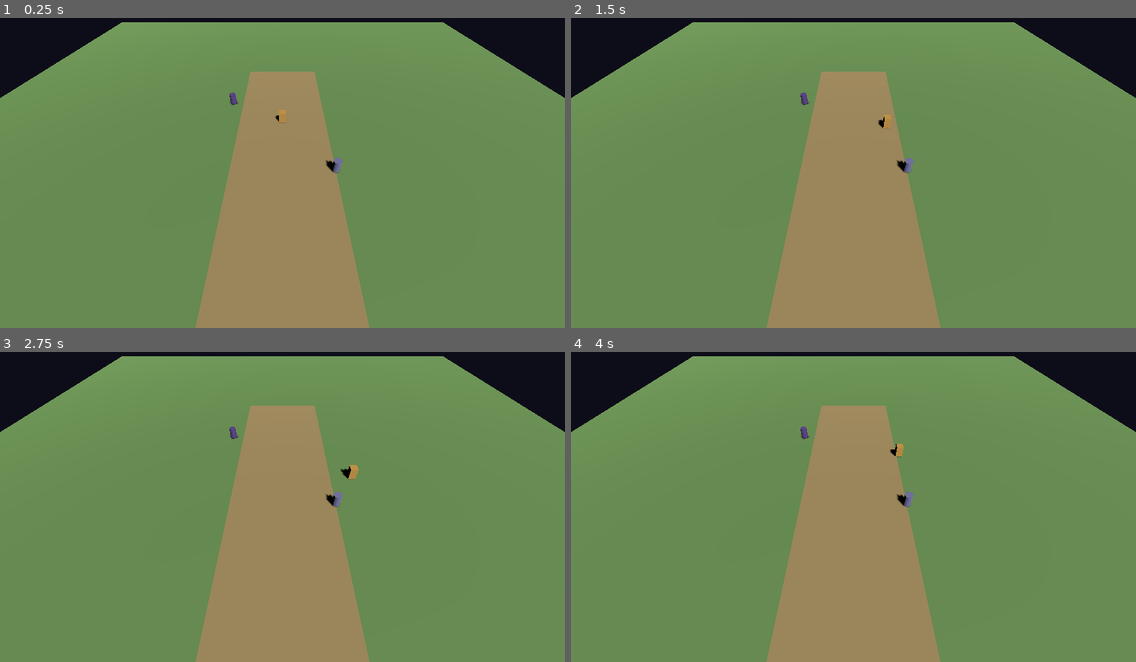
Above: before the commit, frames 1-4 (two rows, left to right).
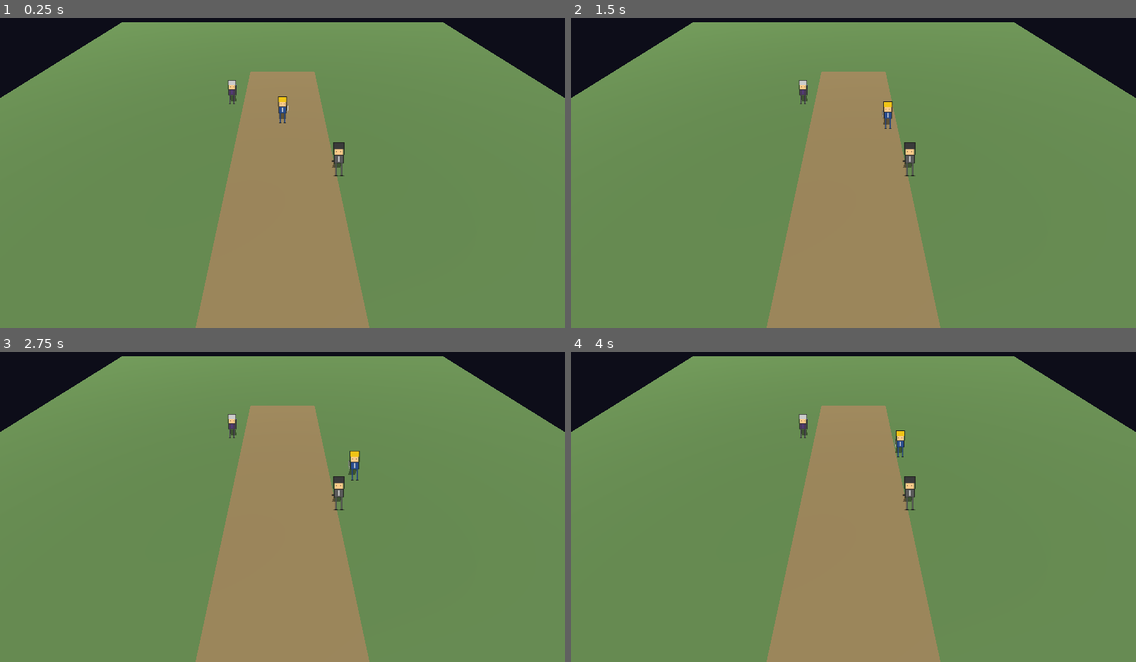
Above: after the commit, the same moments.

Repository: anjingdtl/lordisland
Game: Godot game, scene res://scenes/world/loranai_city.tscn
The game is run twice, just before and just after one commit, with the same random seed, the same clock (stepped at 60 frames per second) and the same inputs.
Inputs:
- Up to frame 1 (0.25 s): no input
- Up to frame 2 (1.5 s): tap Enter (ui_accept) at 0.5, 0.77 s; hold Right (ui_right) 0.53-1.28 s; hold E (interact) 0.53-1.28 s; hold Down (ui_down) from 1.28 s (still down); tap Space at 1.35 s
- Up to frame 3 (2.75 s): tap Enter (ui_accept) at 1.52 s; release Down (ui_down) at 2.03 s; hold Right (ui_right) from 2.03 s (still down); hold E (interact) from 2.03 s (still down)
- Up to frame 4 (4 s): release Right (ui_right) at 2.78 s; release E (interact) at 2.78 s; hold Up (ui_up) 2.78-3.53 s; tap Space at 2.85 s; tap Enter (ui_accept) at 3.02, 3.77 s; hold Left (ui_left) from 3.53 s (still down); hold E (interact) from 3.53 s (still down)

The runs differ from the first frame. In frame 1, 0.5% of the frame differs, in the area x 40-61%, y 20-52%; in frame 2, 0.5%; in frame 3, 0.5%, in the area x 40-64%, y 20-52%; in frame 4, 0.5%.

Commit message:
refactor(world): both scenes use Sprite3DActor (4+5 nodes converted, 0 BoxMesh chars)

Diff:
--- a/scenes/world/loranai_city.tscn
+++ b/scenes/world/loranai_city.tscn
@@ -1,9 +1,10 @@
-[gd_scene load_steps=14 format=3 uid="uid://b2loranai01"]
+[gd_scene load_steps=6 format=3 uid="uid://b2loranai01"]
 
 [ext_resource type="Script" path="res://scripts/core/camera_hd2d.gd" id="1_cam"]
 [ext_resource type="Script" path="res://scripts/world/world_player.gd" id="2_player"]
 [ext_resource type="Script" path="res://scripts/world/npc.gd" id="3_npc"]
 [ext_resource type="Script" path="res://scripts/world/cave_exit.gd" id="4_exit"]
+[ext_resource type="Script" path="res://scripts/world/sprite3d_actor.gd" id="5_sprite"]
 
 [sub_resource type="PlaneMesh" id="PlaneMesh_ground"]
 size = Vector2(60, 60)
@@ -18,32 +19,6 @@
 [sub_resource type="StandardMaterial3D" id="Mat_path"]
 albedo_color = Color(0.7, 0.6, 0.4, 1)
 roughness = 0.9
-
-[sub_resource type="BoxMesh" id="Box_player"]
-size = Vector3(0.6, 1.0, 0.6)
-
-[sub_resource type="StandardMaterial3D" id="Mat_player"]
-albedo_color = Color(0.85, 0.65, 0.3, 1)
-roughness = 0.7
-
-[sub_resource type="CylinderMesh" id="Cyl_npc"]
-top_radius = 0.3
-bottom_radius = 0.3
-height = 1.0
-
-[sub_resource type="StandardMaterial3D" id="Mat_npc_tc"]
-albedo_color = Color(0.4, 0.3, 0.6, 1)
-roughness = 0.6
-
-[sub_resource type="StandardMaterial3D" id="Mat_npc_inn"]
-albedo_color = Color(0.5, 0.5, 0.7, 1)
-roughness = 0.6
-
-[sub_resource type="StandardMaterial3D" id="Mat_exit"]
-albedo_color = Color(0.3, 0.6, 0.3, 1)
-emission_enabled = true
-emission = Color(0.2, 0.8, 0.3, 1)
-emission_energy_multiplier = 0.5
 
 [node name="LoranaiCity" type="Node3D"]
 
@@ -67,9 +42,17 @@
 bounds_min = Vector2(-25, -25)
 bounds_max = Vector2(25, 25)
 
-[node name="Avatar" type="MeshInstance3D" parent="Player"]
-mesh = SubResource("Box_player")
-surface_material_override/0 = SubResource("Mat_player")
+[node name="Avatar" type="Node3D" parent="Player"]
+script = ExtResource("5_sprite")
+actor_id = "parn"
+sprite_data = {
+"body_color": "#2a4d8f",
+"hair_color": "#f0c419",
+"skin_color": "#fbcb8a",
+"armor_color": "#cccccc",
+"weapon": "sword",
+"outline_color": "#1a1a1a"
+}
 
 [node name="Camera" type="Camera3D" parent="."]
 transform = Transform3D(1, 0, 0, 0, 0.643, 0.766, 0, -0.766, 0.643, 0, 12, 16)
@@ -86,9 +69,18 @@
 dialogue_id = "npc_town_chief_intro"
 event_id = ""
 
-[node name="Avatar" type="MeshInstance3D" parent="NPC_TownChief"]
-mesh = SubResource("Cyl_npc")
-surface_material_override/0 = SubResource("Mat_npc_tc")
+[node name="Avatar" type="Node3D" parent="NPC_TownChief"]
+script = ExtResource("5_sprite")
+actor_id = "town_chief"
+sprite_data = {
+"body_color": "#4a3a5a",
+"hair_color": "#cccccc",
+"skin_color": "#fbcb8a",
+"armor_color": "#5a3a8f",
+"weapon": "staff",
+"outline_color": "#1a1a1a"
+}
+use_walk_animation = false
 
 [node name="NPC_InnKeeper" type="Node3D" parent="." groups=["npc"]]
 script = ExtResource("3_npc")
@@ -97,15 +89,33 @@
 dialogue_id = ""
 event_id = ""
 
-[node name="Avatar" type="MeshInstance3D" parent="NPC_InnKeeper"]
-mesh = SubResource("Cyl_npc")
-surface_material_override/0 = SubResource("Mat_npc_inn")
+[node name="Avatar" type="Node3D" parent="NPC_InnKeeper"]
+script = ExtResource("5_sprite")
+actor_id = "inn_keeper"
+sprite_data = {
+"body_color": "#5a5a5a",
+"hair_color": "#3a3a3a",
+"skin_color": "#fbcb8a",
+"armor_color": "#cccccc",
+"weapon": "club",
+"outline_color": "#1a1a1a"
+}
+use_walk_animation = false
 
 [node name="CaveExit" type="Node3D" parent="." groups=["exit"]]
 script = ExtResource("4_exit")
 transform = Transform3D(1, 0, 0, 0, 1, 0, 0, 0, 1, 12, 0.5, 18)
 target_scene = "res://scenes/world/starting_cave.tscn"
 
-[node name="Marker" type="MeshInstance3D" parent="CaveExit"]
-mesh = SubResource("Cyl_npc")
-surface_material_override/0 = SubResource("Mat_exit")
+[node name="Marker" type="Node3D" parent="CaveExit"]
+script = ExtResource("5_sprite")
+actor_id = "cave_door"
+use_walk_animation = false
+sprite_data = {
+"body_color": "#3d2a1a",
+"hair_color": "#1a1a1a",
+"skin_color": "#1a1a1a",
+"armor_color": "#1a1a1a",
+"weapon": "none",
+"outline_color": "#000000"
+}
--- a/scenes/world/starting_cave.tscn
+++ b/scenes/world/starting_cave.tscn
@@ -1,10 +1,11 @@
-[gd_scene load_steps=12 format=3 uid="uid://b2cave01"]
+[gd_scene load_steps=7 format=3 uid="uid://b2cave01"]
 
 [ext_resource type="Script" path="res://scripts/core/camera_hd2d.gd" id="1_cam"]
 [ext_resource type="Script" path="res://scripts/world/world_player.gd" id="2_player"]
 [ext_resource type="Script" path="res://scripts/world/cave_entry.gd" id="3_entry"]
 [ext_resource type="Script" path="res://scripts/world/battle_trigger.gd" id="4_battle"]
 [ext_resource type="Script" path="res://scripts/world/npc.gd" id="5_npc"]
+[ext_resource type="Script" path="res://scripts/world/sprite3d_actor.gd" id="6_sprite"]
 
 [sub_resource type="PlaneMesh" id="PlaneMesh_cave_floor"]
 size = Vector2(80, 80)
@@ -12,18 +13,6 @@
 [sub_resource type="StandardMaterial3D" id="Mat_cave_floor"]
 albedo_color = Color(0.35, 0.3, 0.25, 1)
 roughness = 0.95
-
-[sub_resource type="BoxMesh" id="Box_player"]
-size = Vector3(0.6, 1.0, 0.6)
-
-[sub_resource type="StandardMaterial3D" id="Mat_player"]
-albedo_color = Color(0.85, 0.65, 0.3, 1)
-roughness = 0.7
-
-[sub_resource type="CylinderMesh" id="Cyl_marker"]
-top_radius = 0.4
-bottom_radius = 0.4
-height = 0.8
 
 [node name="StartingCave" type="Node3D"]
 
@@ -43,9 +32,17 @@
 bounds_min = Vector2(-35, -35)
 bounds_max = Vector2(35, 35)
 
-[node name="Avatar" type="MeshInstance3D" parent="Player"]
-mesh = SubResource("Box_player")
-surface_material_override/0 = SubResource("Mat_player")
+[node name="Avatar" type="Node3D" parent="Player"]
+script = ExtResource("6_sprite")
+actor_id = "parn"
+sprite_data = {
+"body_color": "#2a4d8f",
+"hair_color": "#f0c419",
+"skin_color": "#fbcb8a",
+"armor_color": "#cccccc",
+"weapon": "sword",
+"outline_color": "#1a1a1a"
+}
 
 [node name="Camera" type="Camera3D" parent="."]
 transform = Transform3D(1, 0, 0, 0, 0.643, 0.766, 0, -0.766, 0.643, 0, 12, 16)
@@ -60,8 +57,18 @@
 transform = Transform3D(1, 0, 0, 0, 1, 0, 0, 0, 1, 0, 0.5, -30)
 target_scene = "res://scenes/world/loranai_city.tscn"
 
-[node name="Marker" type="MeshInstance3D" parent="CaveEntry"]
-mesh = SubResource("Cyl_marker")
+[node name="Marker" type="Node3D" parent="CaveEntry"]
+script = ExtResource("6_sprite")
+actor_id = "cave_exit"
+use_walk_animation = false
+sprite_data = {
+"body_color": "#3d2a1a",
+"hair_color": "#1a1a1a",
+"skin_color": "#1a1a1a",
+"armor_color": "#1a1a1a",
+"weapon": "none",
+"outline_color": "#000000"
+}
 
 [node name="Battle1" type="Node3D" parent="." groups=["exit"]]
 script = ExtResource("4_battle")
@@ -70,8 +77,17 @@
 one_shot = true
 trigger_flag = "cave_battle1_cleared"
 
-[node name="Marker" type="MeshInstance3D" parent="Battle1"]
-mesh = SubResource("Cyl_marker")
+[node name="Marker" type="Node3D" parent="Battle1"]
+script = ExtResource("6_sprite")
+actor_id = "goblin"
+sprite_data = {
+"body_color": "#3d6e3d",
+"hair_color": "#1a2a1a",
+"skin_color": "#8aac5c",
+"armor_color": "#3d6e3d",
+"weapon": "club",
+"outline_color": "#1a2a1a"
+}
 
 [node name="Battle2_Boss" type="Node3D" parent="." groups=["exit"]]
 script = ExtResource("4_battle")
@@ -82,8 +98,17 @@
 is_boss = true
 event_id = "ch0_rescue_ehto"
 
-[node name="Marker" type="MeshInstance3D" parent="Battle2_Boss"]
-mesh = SubResource("Cyl_marker")
+[node name="Marker" type="Node3D" parent="Battle2_Boss"]
+script = ExtResource("6_sprite")
+actor_id = "orc"
+sprite_data = {
+"body_color": "#5a3a2a",
+"hair_color": "#1a1a1a",
+"skin_color": "#8a6b3d",
+"armor_color": "#5a3a2a",
+"weapon": "club",
+"outline_color": "#1a1a1a"
+}
 
 [node name="EhtoNPC" type="Node3D" parent="." groups=["npc"]]
 script = ExtResource("5_npc")
@@ -92,5 +117,15 @@
 dialogue_id = "npc_ehto_intro"
 event_id = "ch0_rescue_ehto"
 
-[node name="Avatar" type="MeshInstance3D" parent="EhtoNPC"]
-mesh = SubResource("Cyl_marker")
+[node name="Avatar" type="Node3D" parent="EhtoNPC"]
+script = ExtResource("6_sprite")
+actor_id = "ehto"
+use_walk_animation = false
+sprite_data = {
+"body_color": "#6b3d8f",
+"hair_color": "#5a3a2a",
+"skin_color": "#f5d0b0",
+"armor_color": "#d4a574",
+"weapon": "staff",
+"outline_color": "#1a1a1a"
+}
